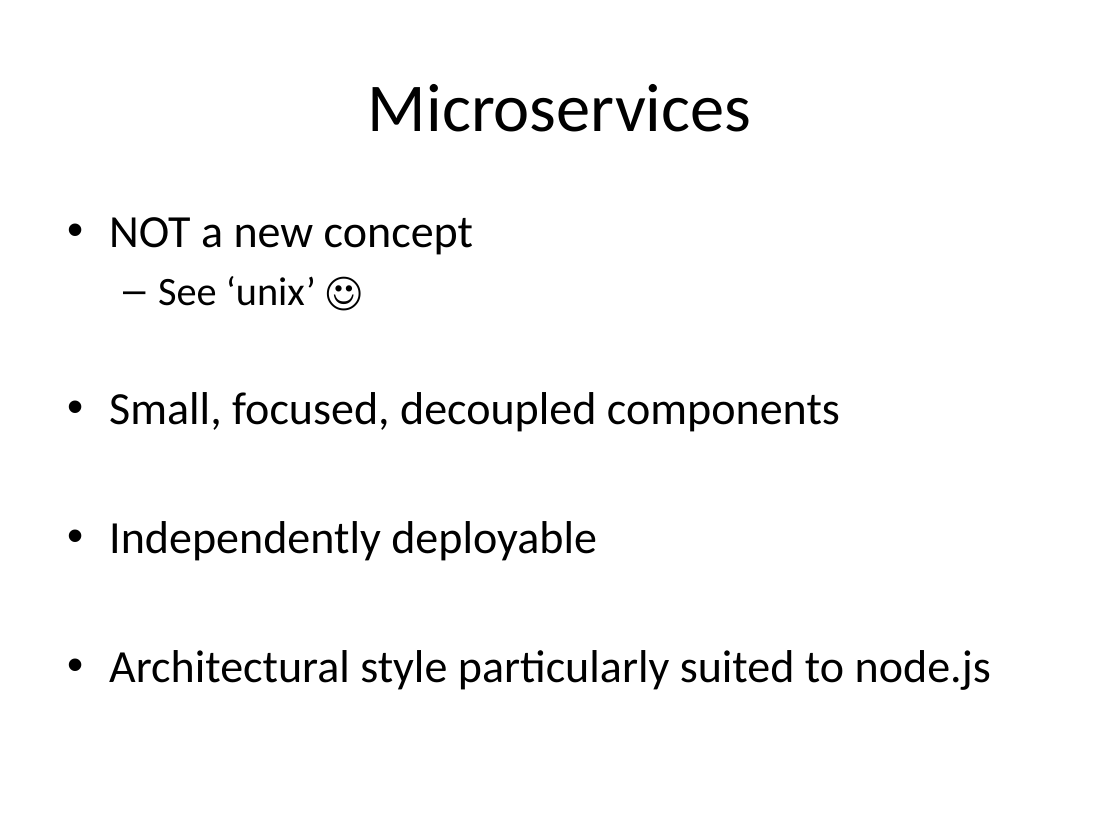
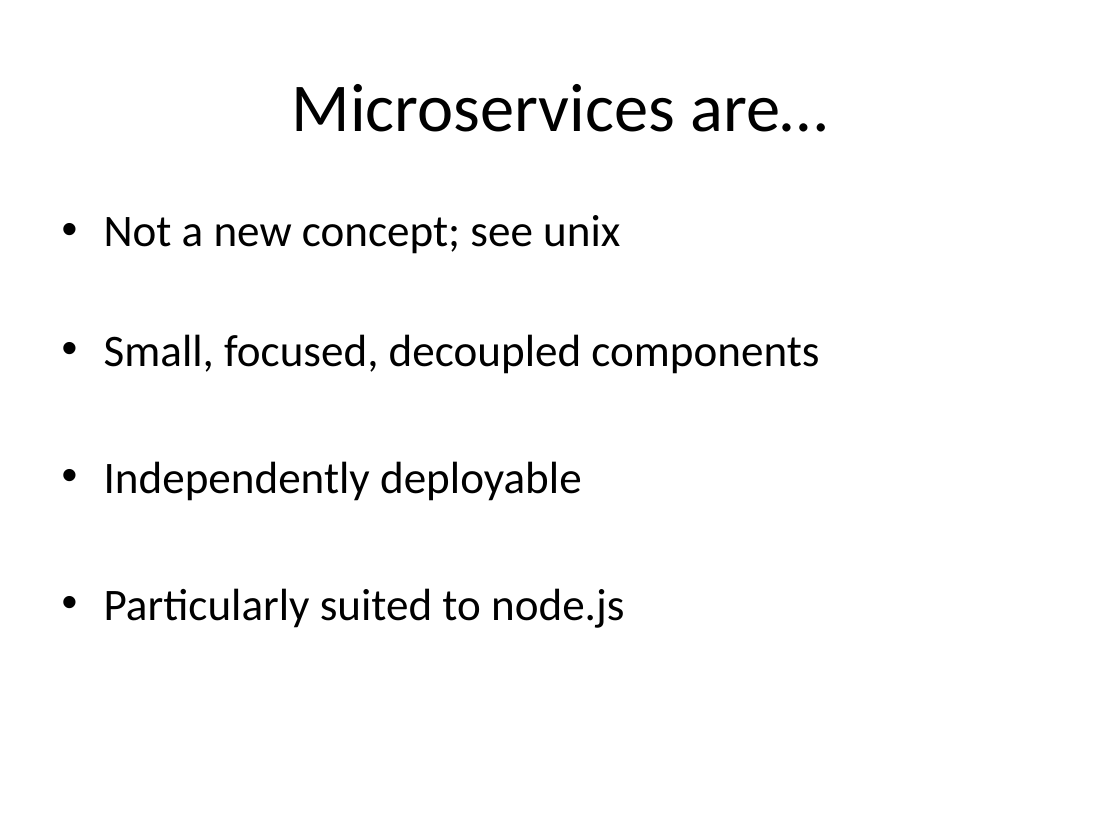
Before and after one commit to nearform/developing-microservices, a slide deck: slide 2 of presentation.pptx. Drawn at 1120x840 pixels with LibreOffice and Linux fonts; fonts in the diff are those of the drawing; background and template pictures are left out. Boxes give left, top, right and bottom in pixels: in the first picture for what was removed or moved away, otherwise in the second. Text is boxed around its words. In the diff, an @@ line names an element or a change of style, - is before the commit and + after.

```diff
--- a/presentation.pptx
+++ b/presentation.pptx
@@ title at <box>292,84,827,132</box>: text changed @@
-Microservices
+Microservices are…
@@ text at <box>104,215,620,254</box>: text changed; size 29.6 to 29 pt @@
-• NOT a new concept
-  – See ‘unix’ ☺
+• Not a new concept; see unix
@@ text at <box>104,334,819,501</box>: size 29.6 to 29 pt in "Small, focused, decoupled components", "Independently deployable" @@
@@ text at <box>104,588,624,628</box>: text changed; size 29.6 to 29 pt @@
-• Architectural style particularly suited to node.js
+• Particularly suited to node.js
```
Also in this commit, not shown: 15 other slides changed, 2 slides added, 2 slides removed.
